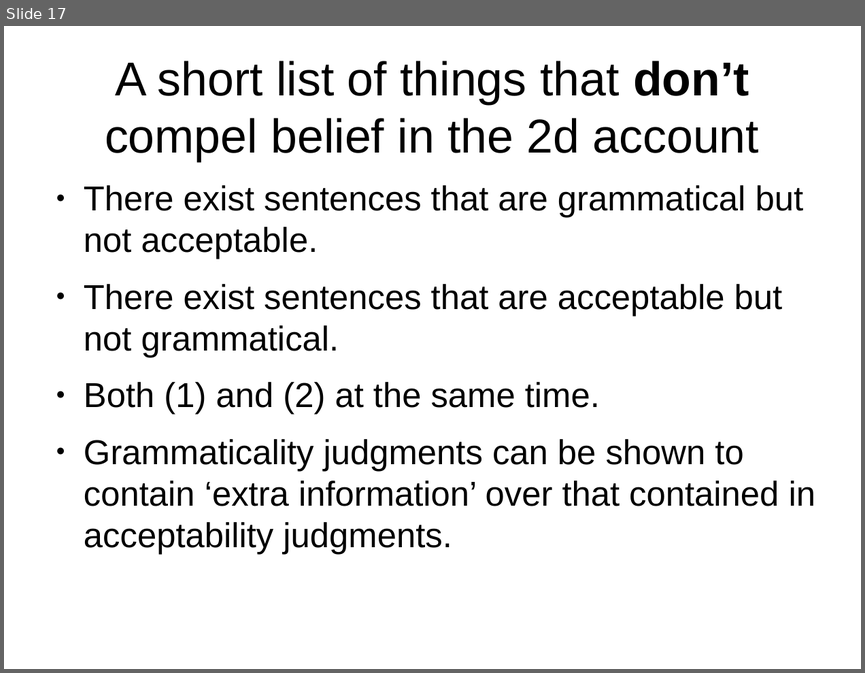
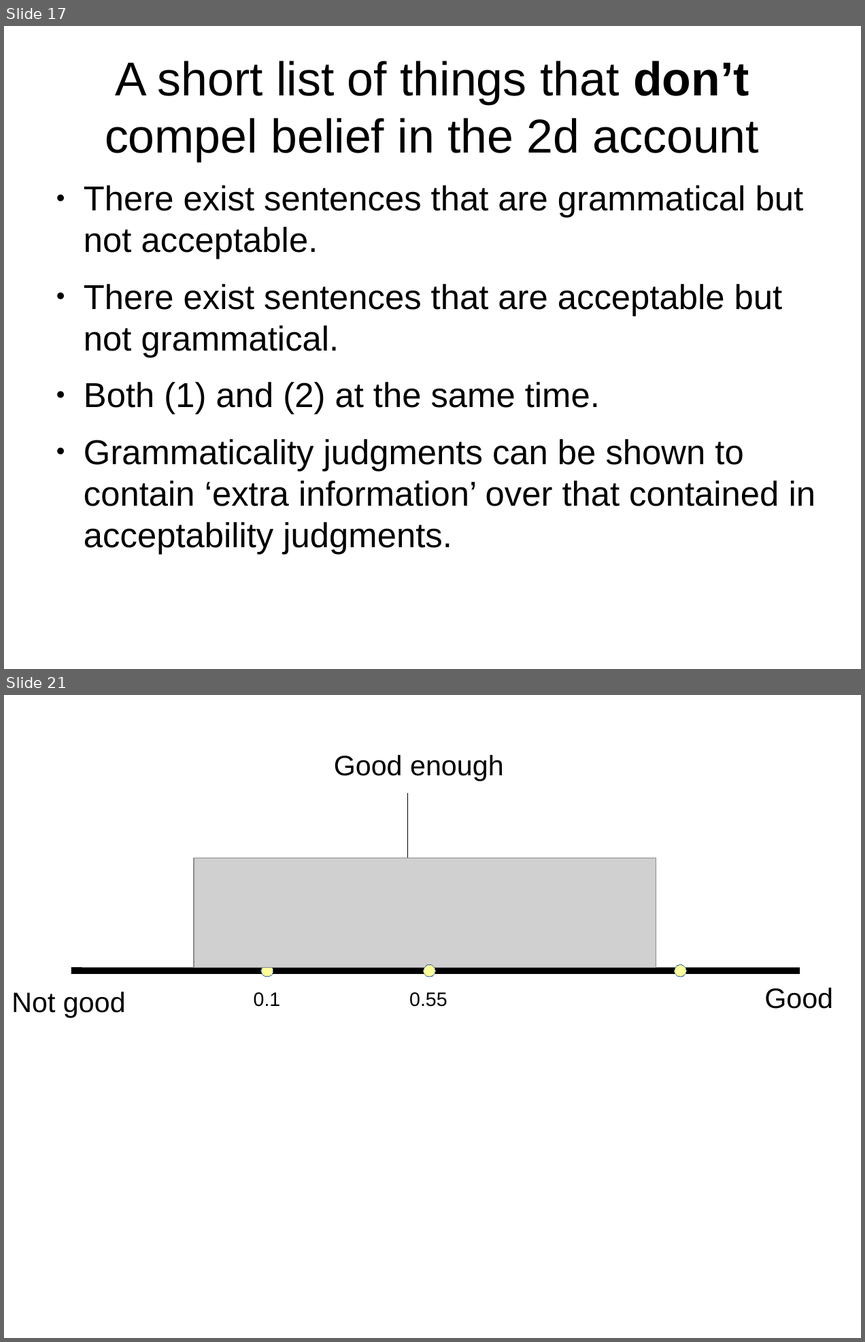
Before and after one commit to stevenlangsford/sentenceSTA, a slide deck: data/presenting/labmeeting_Feb2019.odp. Shown one above the other, each under a label of ours: slide 17 before the commit, slides 17 and 21 after it; the slides between them are not shown. The pictures are 865x673 and 865x1342 pixels, drawn with LibreOffice and Linux fonts; fonts in the diff are those of the drawing; grey boxes stand for pictures. Boxes give left, top, right and bottom in pixels: in the first picture for what was removed or moved away, otherwise in the second. Text is boxed around its words. In the diff, an @@ line names an element or a change of style, - is before the commit and + after.

```diff
--- a/data/presenting/labmeeting_Feb2019.odp
+++ b/data/presenting/labmeeting_Feb2019.odp
@@ slide 21 added at (4, 695, 861, 1338), background #FFFFFF @@
@@ text added at (334, 755, 504, 781), 26 pt, text #000000 @@
+Good enough
@@ line added from (409, 793) to (409, 970), #000000 0 pt @@
@@ picture added at (194, 858, 655, 967) @@
@@ line added from (71, 970) to (800, 970), #000000 6.01 pt @@
@@ ellipse added at (261, 964, 274, 977), fill #FFFF99, outline #3465A4 0 pt @@
@@ ellipse added at (423, 964, 436, 977), fill #FFFF99, outline #3465A4 0 pt @@
@@ ellipse added at (674, 965, 687, 977), fill #FFFF99, outline #3465A4 0 pt @@
@@ text added at (11, 991, 126, 1017), 26 pt, text #000000 @@
+Not good
@@ text added at (254, 992, 281, 1006), 18 pt, text #000000 @@
+0.1
@@ text added at (409, 992, 447, 1006), 18 pt, text #000000 @@
+0.55
@@ text added at (764, 987, 833, 1008), 26 pt, text #000000 @@
+Good
```
Also in this commit, not shown: 2 slides changed, 11 other slides added, 1 slide removed, 10 other files.
